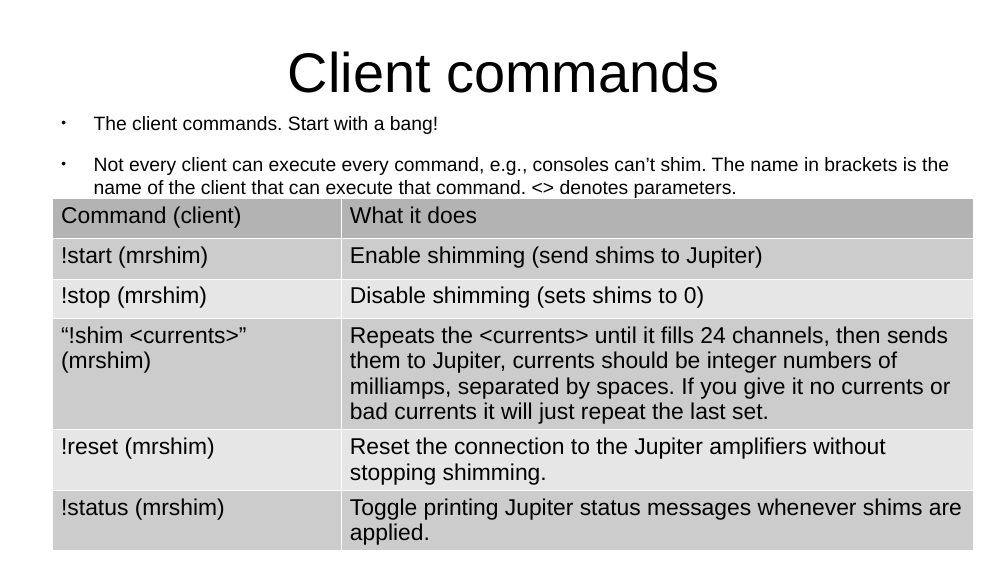
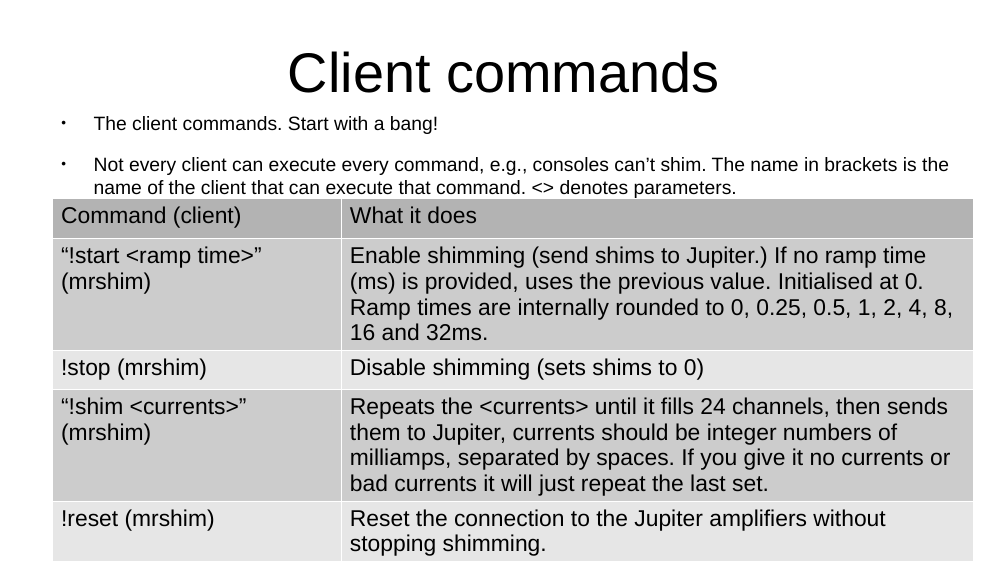
Before and after one commit to seventeenmagpie/skope-mrshim, a slide deck: slide 38 of shimmer/docs/user_guide_with_images.odp. Drawn at 1008x567 pixels with LibreOffice and Linux fonts; fonts in the diff are those of the drawing. Boxes give left, top, right and bottom in pixels: in the first picture for what was removed or moved away, otherwise in the second. Text is boxed around its words. In the diff, an @@ line names an element or a change of style, - is before the commit and + after.

Commit message:
Enabled current ramp_time control  - Added <ramp_time> parameter to mrshim !start command, (remember to    use "!start <ramp_time>" for multi-word commands!)  - Warns if ramp time will be rounded. Prints used ramp time. If no ramp    time, defaults to last used value, and it is initialised as zero.  - Updated documentation.

```diff
--- a/shimmer/docs/user_guide_with_images.odp
+++ b/shimmer/docs/user_guide_with_images.odp
@@ table at [52,198,973,562] @@
-row 2, column 1: !start (mrshim)
+row 2, column 1: “!start <ramp time>” (mrshim)
-row 2, column 2: Enable shimming (send shims to Jupiter)
+row 2, column 2: Enable shimming (send shims to Jupiter.) If no ramp time (ms) is provided, uses the previous value. Initialised at 0. Ramp times are internally rounded to 0, 0.25, 0.5, 1, 2, 4, 8, 16 and 32ms.
-row 6: !status (mrshim) | Toggle printing Jupiter status messages whenever shims are applied.
```
Also in this commit, not shown: 1 other slide changed, 6 other files.
